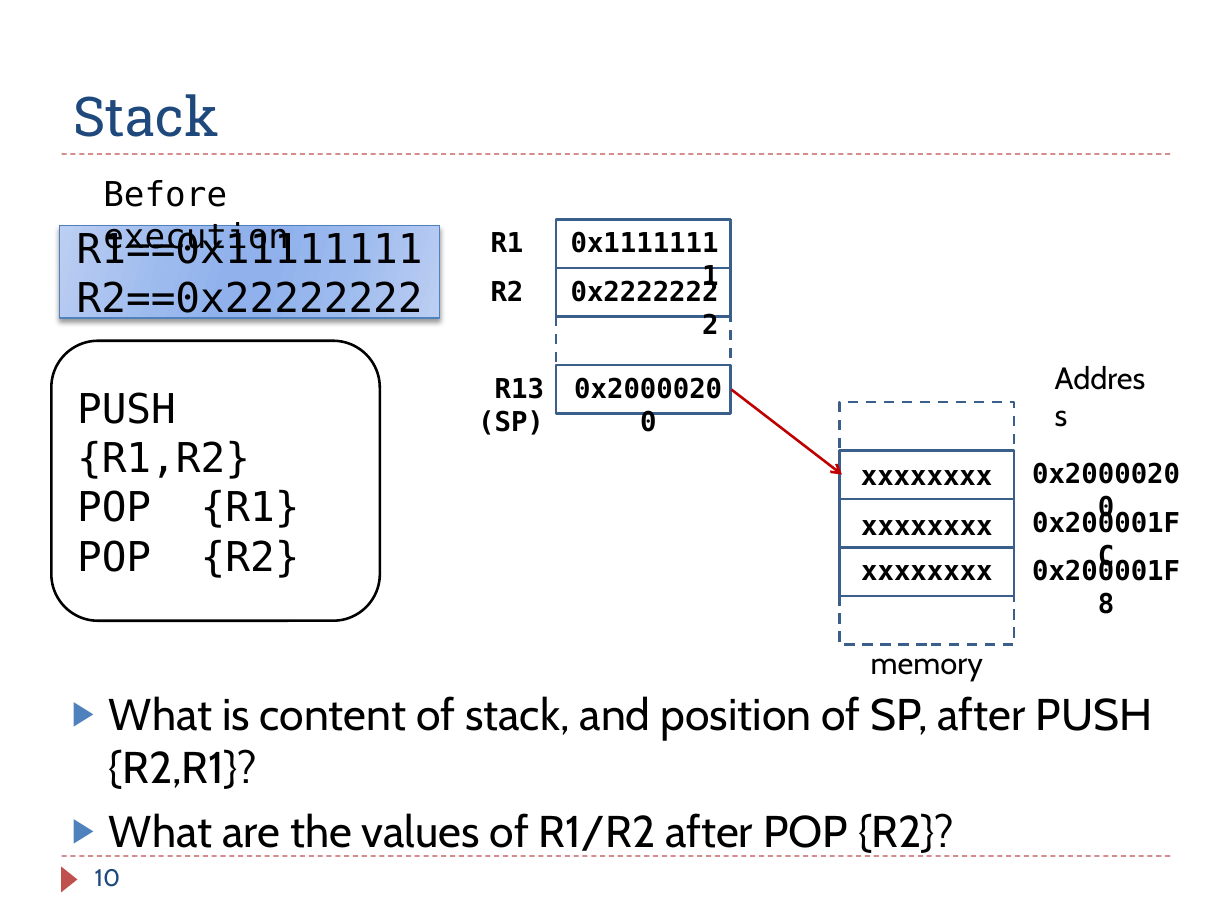
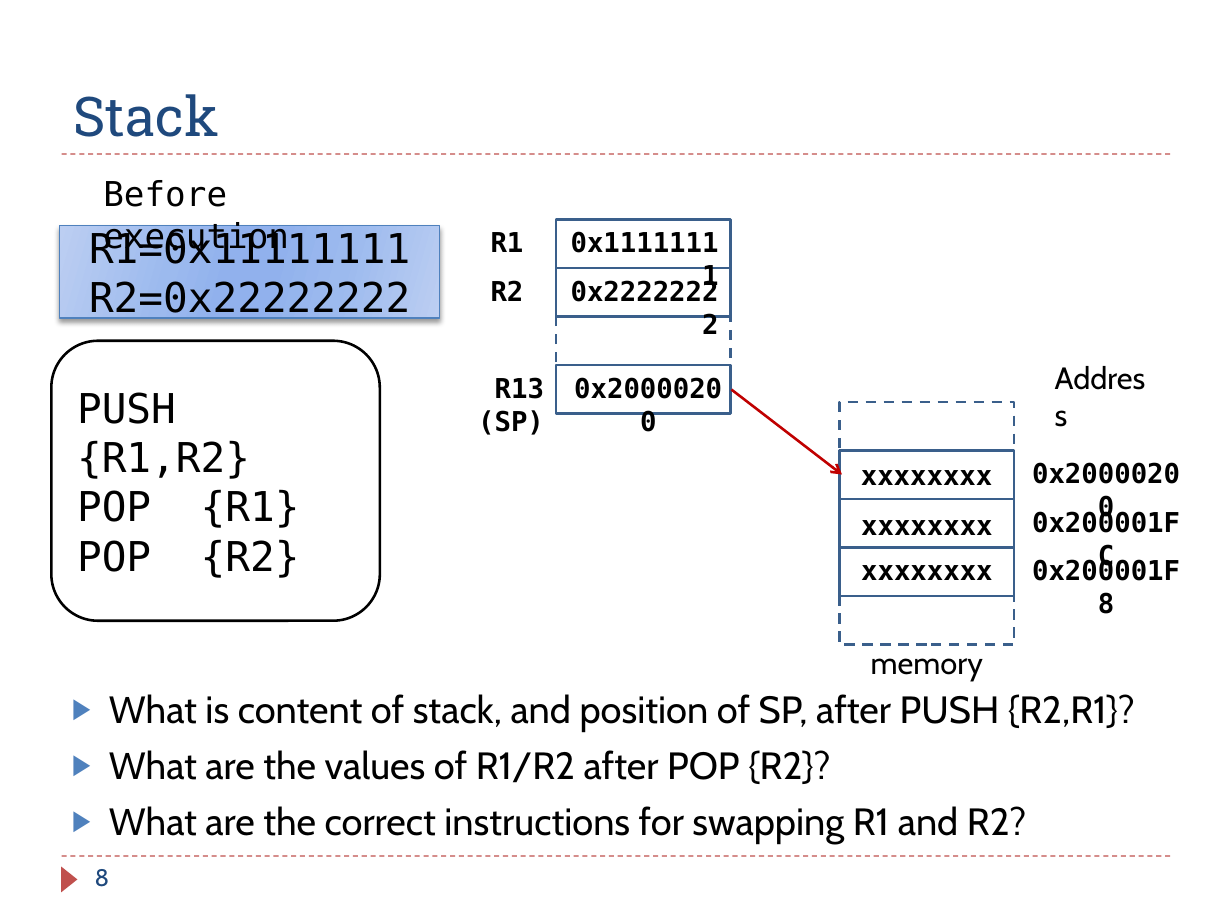
Before and after one commit to guhofstra/CSC111Fa25, a slide deck: slide 8 of PPTs/Ch8_ARM_Subroutines_Exercises ANS.pptx (slide 10 before the commit). Drawn at 1232x924 pixels with LibreOffice and Linux fonts; fonts in the diff are those of the drawing. Boxes give left, top, right and bottom in pixels: in the first picture for what was removed or moved away, otherwise in the second. Text is boxed around its words. In the diff, an @@ line names an element or a change of style, - is before the commit and + after.

```diff
--- a/PPTs/Ch8_ARM_Subroutines_Exercises ANS.pptx
+++ b/PPTs/Ch8_ARM_Subroutines_Exercises ANS.pptx
@@ text in rectangle at [89, 230, 410, 322]: text changed @@
-R1==0x11111111
-R2==0x22222222
+R1=0x11111111
+R2=0x22222222
@@ text at [109, 694, 1135, 784]: size 26 to 22.2 pt in "What is content of stack, and position ...", "What are the values of R1/R2 after ..." @@
@@ text at [109, 806, 1027, 844]: paragraph added @@
+▶ What are the correct instructions for swapping R1 and R2?
@@ page number at [95, 869, 110, 887]: text changed @@
-10
+8
```
Also in this commit, not shown: 7 other slides changed, 2 slides added, 2 slides removed, 8 other files.
